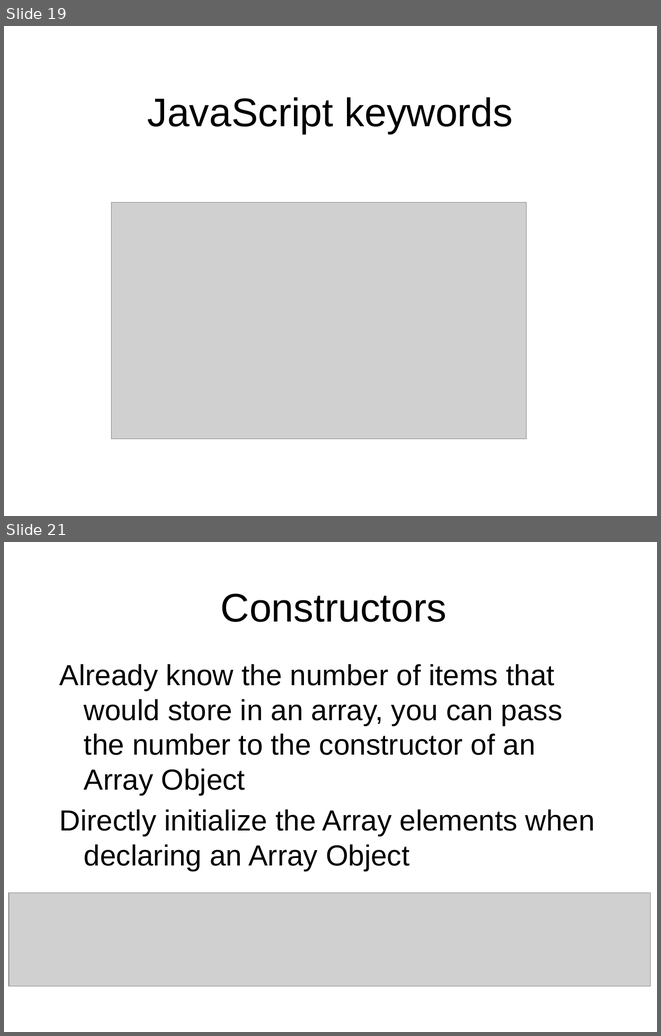
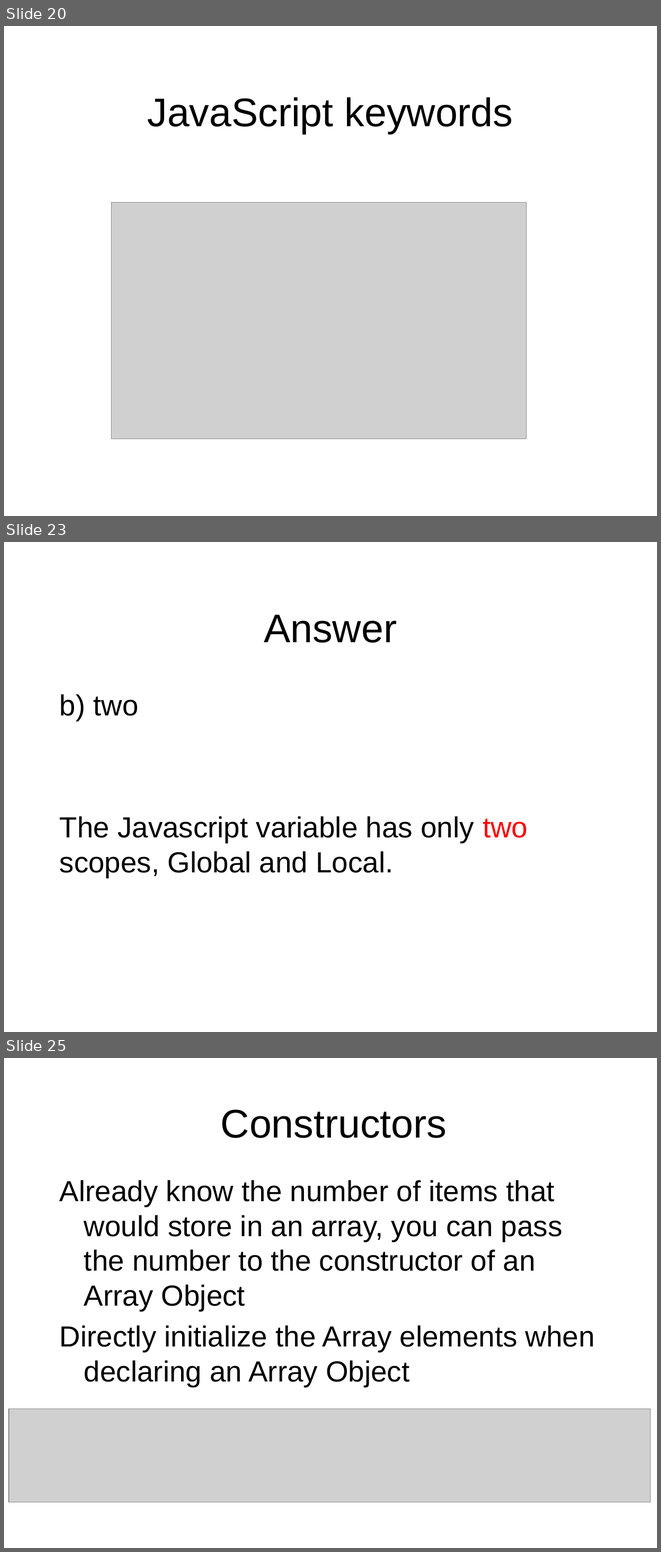
Before and after one commit to octaviordz/zjnu2017.github.io, a slide deck: WAD/lectures/100--Javascript.Syntax.pptx. Shown one above the other, each under a label of ours: slides 19 and 21 before the commit, slides 20, 23 and 25 after it; the slides between them are not shown. The pictures are 661x1036 and 661x1552 pixels, drawn with LibreOffice and Linux fonts; fonts in the diff are those of the drawing; grey boxes stand for pictures. Boxes give left, top, right and bottom in pixels: in the first picture for what was removed or moved away, otherwise in the second. Text is boxed around its words. In the diff, an @@ line names an element or a change of style, - is before the commit and + after.

Commit message:
Javascript.

```diff
--- a/WAD/lectures/100--Javascript.Syntax.pptx
+++ b/WAD/lectures/100--Javascript.Syntax.pptx
@@ slide 23 added at (4, 542, 657, 1032), background #FFFFFF @@
@@ title added at (264, 615, 397, 643), 44 pt, text #000000 @@
+Answer
@@ text added at (60, 694, 528, 877), 32 pt, text #000000 @@
+b) two
+The Javascript variable has only two scopes, Global and Local.
@@ what was slide 19 is now slide 20 @@
@@ what was slide 21 is now slide 25 @@
```
Also in this commit, not shown: 11 slides changed, 5 other slides added, 2 slides removed.
